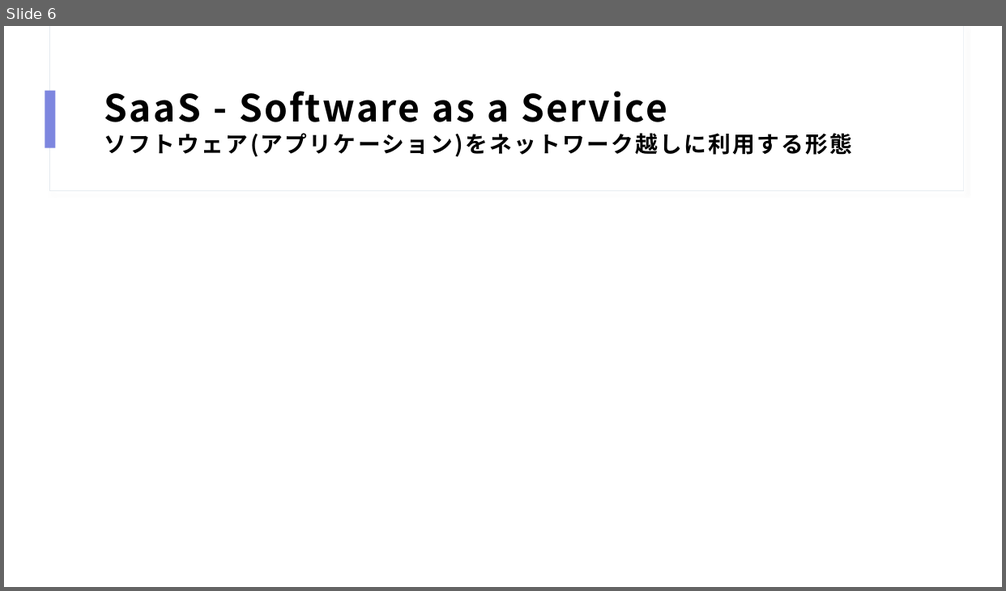
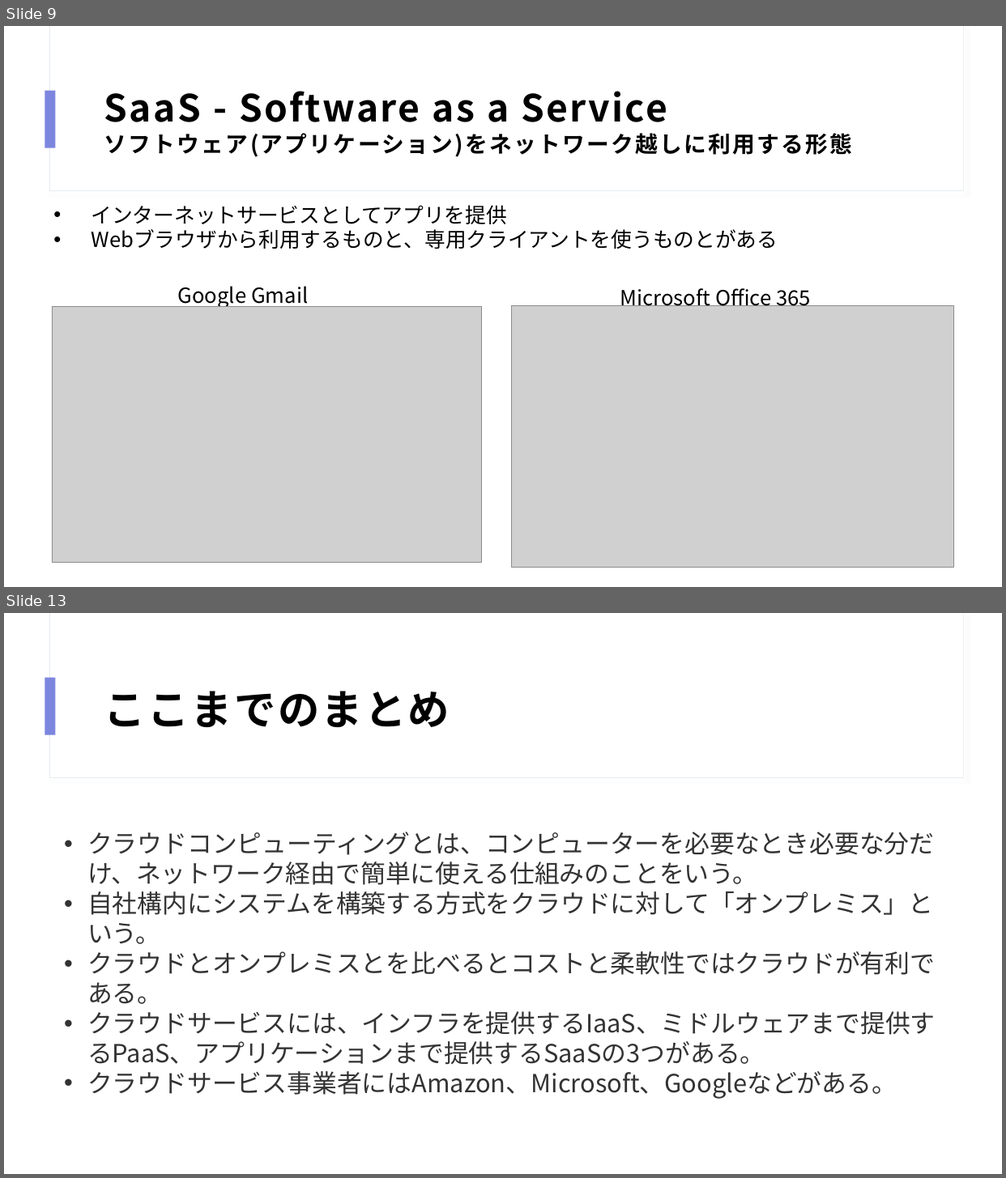
Before and after one commit to HiroyukiShimoda/itms8, a slide deck: cloud-aws.pptx. Shown one above the other, each under a label of ours: slide 6 before the commit, slides 9 and 13 after it; the slides between them are not shown. The pictures are 1006x591 and 1006x1178 pixels, drawn with LibreOffice and Linux fonts; fonts in the diff are those of the drawing; grey boxes stand for pictures. Boxes give left, top, right and bottom in pixels: in the first picture for what was removed or moved away, otherwise in the second. Text is boxed around its words. In the diff, an @@ line names an element or a change of style, - is before the commit and + after.

```diff
--- a/cloud-aws.pptx
+++ b/cloud-aws.pptx
@@ slide 13 added at [4,613,1002,1174], background #FFFFFF; not listed: 3 template elements that a slide beside it also shows @@
@@ title added at [104,691,450,727], 40 pt, text #000000, bold @@
+ここまでのまとめ
@@ text added at [87,832,936,1099], 24 pt, text #333333 @@
+• クラウドコンピューティングとは、コンピューターを必要なとき必要な分だけ、ネットワーク経由で簡単に使える仕組みのことをいう。
+• 自社構内にシステムを構築する方式をクラウドに対して「オンプレミス」という。
+• クラウドとオンプレミスとを比べるとコストと柔軟性ではクラウドが有利である。
+• クラウドサービスには、インフラを提供するIaaS、ミドルウェアまで提供するPaaS、アプリケーションまで提供するSaaSの3つがある。
+• クラウドサービス事業者にはAmazon、Microsoft、Googleなどがある。
@@ what was slide 6 is now slide 9 @@
@@ slide 9 changed as well @@
@@ text added at [91,205,778,249], 20 pt, text #000000 @@
+• インターネットサービスとしてアプリを提供
+• Webブラウザから利用するものと、専用クライアントを使うものとがある
@@ text added at [178,286,308,309], 20 pt, text #000000 @@
+Google Gmail
@@ text added at [620,288,811,311], 20 pt, text #000000 @@
+Microsoft Office 365
@@ picture added at [52,307,482,563] @@
@@ picture added at [512,306,954,567] @@
```
Also in this commit, not shown: 7 other slides changed, 13 other slides added, 3 slides removed.
